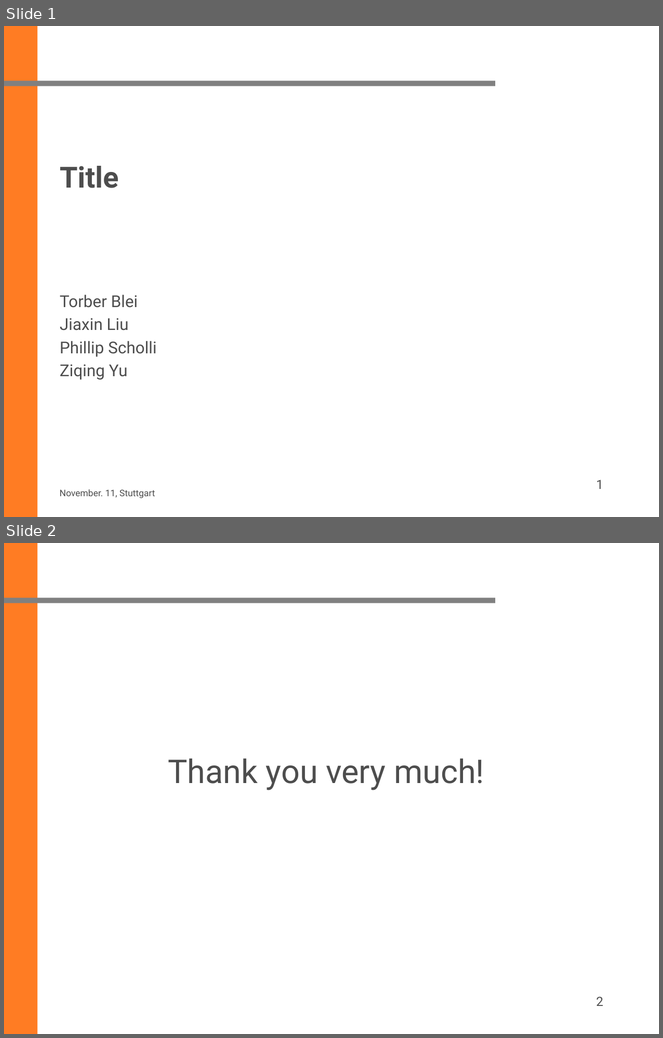
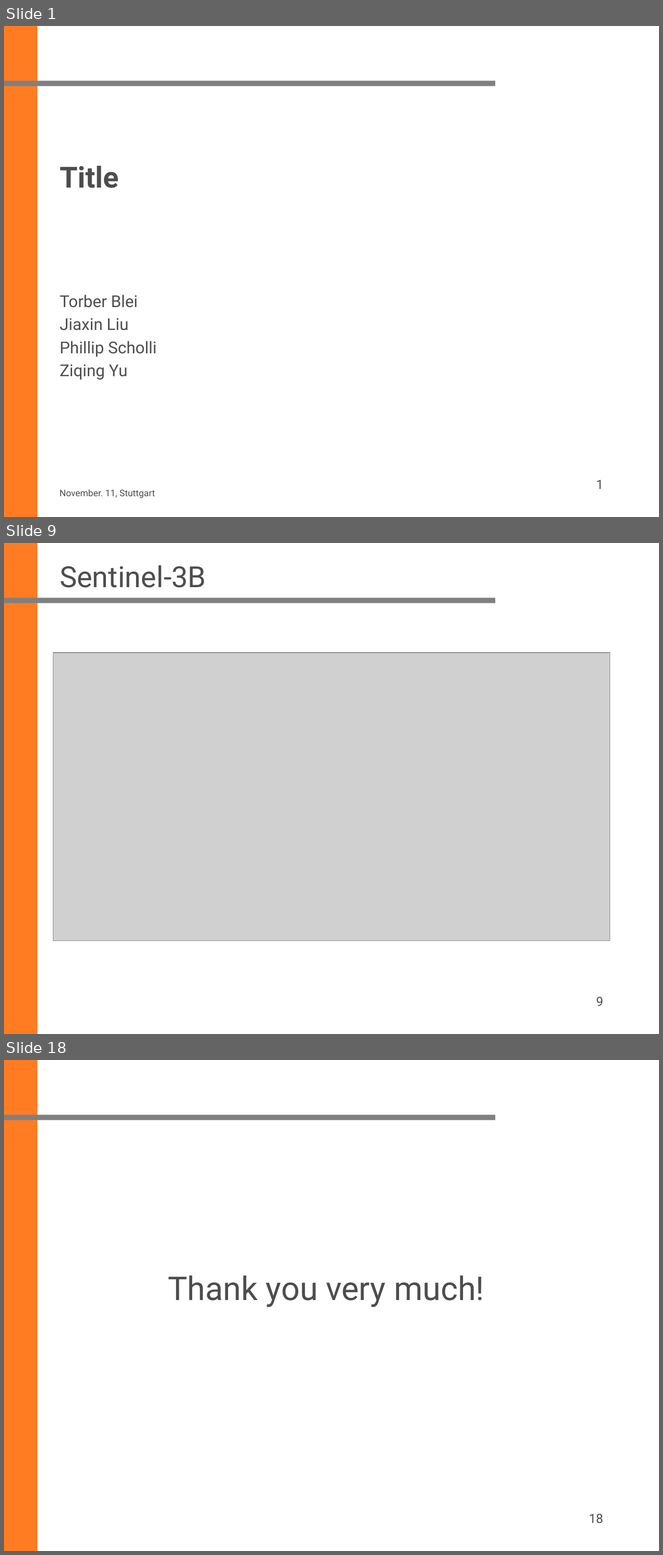
Before and after one commit to ziqing97/Seminar-Aktuelle-Geodaetische-Satelliten-missionen, a slide deck: Presentation/Muster.pptx. Shown one above the other, each under a label of ours: slides 1 and 2 before the commit, slides 1, 9 and 18 after it; the slides between them are not shown. The pictures are 663x1038 and 663x1555 pixels, drawn with LibreOffice and Linux fonts; fonts in the diff are those of the drawing; grey boxes stand for pictures; background and template pictures are left out. Boxes give left, top, right and bottom in pixels: in the first picture for what was removed or moved away, otherwise in the second. Text is boxed around its words. In the diff, an @@ line names an element or a change of style, - is before the commit and + after.

```diff
--- a/Presentation/Muster.pptx
+++ b/Presentation/Muster.pptx
@@ slide 9 added at <box>4,543,659,1034</box>, background #FFFFFF; not listed: 2 template elements that a slide beside it also shows @@
@@ title added at <box>60,565,206,588</box>, 32 pt, text #4D4D4D @@
+Sentinel-3B
@@ picture added at <box>53,652,610,941</box> @@
@@ page number added at <box>596,997,604,1006</box>, 14 pt, text #4D4D4D @@
+9
@@ what was slide 2 is now slide 18 @@
@@ page number at <box>589,1514,604,1524</box>: text changed @@
-2
+18
```
Also in this commit, not shown: 15 other slides added, 18 other files.
